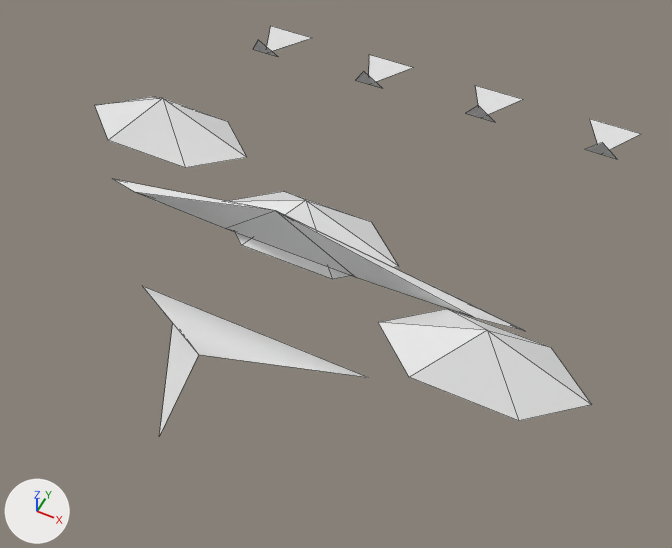
Two versions of the OBJ model GameData/Meshes/Designs/aetherian/aetherian_drone_mk3_37.obj, one commit apart.
One viewpoint serves both versions: a camera (50 mm lens) standing at (0.63, -1.179, 1.437) and looking at (0.079, -0.077, 0.059). Every picture has the same lights, and +X, +Y and +Z are marked at lower left. The older version comes first. Mesh edges are drawn as thin lines. Where no turn or scale is listed for an object, it has been applied to the vertices. Vertices at exactly the same position are counted once.

Names of what the first picture shows: 'aetherian_drone_mk3_37'.
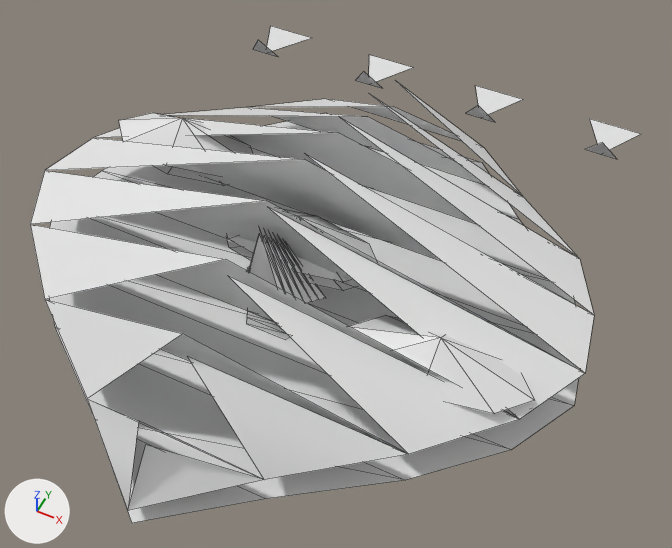
What changed in the scene script:
```text
Change me_aetherian_drone_mk3_37:
    used by ob_aetherian_drone_mk3_37; location = (0.0, 0.0, 0.0)
    remove me_aetherian_drone_mk3_37.from_pydata(...)  # 66 vertices, 48 faces; spans x -0.62..0.62, y -0.571..0.698, z 0.0..0.271
    add me_aetherian_drone_mk3_37.from_pydata(...)  # 174 vertices, 125 faces; spans x -0.591..0.591, y -0.68..0.698, z 0.0..0.319
    me_aetherian_drone_mk3_37 part 1: the loose piece of 8 vertices spanning x -0.62..-0.221, y 0.009..0.181, z 0.112..0.201 is rebuilt with 10 vertices and now spans x -0.531..-0.177, y -0.013..0.146, z 0.121..0.191
    me_aetherian_drone_mk3_37 part 2: the loose piece of 8 vertices spanning x -0.199..0.199, y -0.134..0.039, z 0.112..0.201 is rebuilt with 10 vertices and now spans x -0.177..0.177, y -0.163..-0.003, z 0.121..0.191
    me_aetherian_drone_mk3_37 part 3: the loose piece of 8 vertices spanning x 0.221..0.62, y -0.277..-0.104, z 0.112..0.201 is rebuilt with 10 vertices and now spans x 0.177..0.531, y -0.312..-0.153, z 0.121..0.191
    me_aetherian_drone_mk3_37 part 4: a new loose piece of 33 vertices spanning x -0.591..0.591, y -0.68..0.431, z 0.043..0.319
    me_aetherian_drone_mk3_37 part 5: a new loose piece of 26 vertices spanning x -0.089..0.089, y -0.226..-0.139, z 0.056..0.287
    me_aetherian_drone_mk3_37 part 6: a new loose piece of 17 vertices spanning x -0.591..0.591, y -0.68..0.431, z 0.0
    me_aetherian_drone_mk3_37 part 7: a new loose piece of 14 vertices spanning x -0.089..0.089, y -0.226..-0.139, z 0.0
    me_aetherian_drone_mk3_37 part 8: the loose piece of 5 vertices spanning x -0.244..0.244, y -0.571..-0.278, z 0.064..0.175 is deleted
    me_aetherian_drone_mk3_37 part 9
    13 vertices are removed from x -0.465..0.465, y -0.159..0.0, z 0.016..0.271
    20 faces are deleted
    30 vertices are added at x -0.531..0.531, y -0.312..0.146, z 0.097..0.121
    24 new faces join them
```

Where the change shows, as pixel boxes [x1, y1, x2, y2] in the pictures (672 x 548 px; the box of a moved part takes in the faces that stretch with it):
'aetherian_drone_mk3_37', reshaped (12% wider, 21% taller)
    before: [95, 26, 641, 436]
    after: [30, 26, 641, 523]
part 1 of me_aetherian_drone_mk3_37, rebuilt (12% narrower, 11% shorter)
    before: [95, 97, 247, 168]
    after: [119, 113, 252, 176]
part 2 of me_aetherian_drone_mk3_37, rebuilt (12% narrower, 16% shorter)
    before: [229, 191, 399, 279]
    after: [227, 208, 376, 282]
part 3 of me_aetherian_drone_mk3_37, rebuilt (13% narrower, 12% shorter)
    before: [378, 309, 592, 421]
    after: [349, 315, 534, 414]
part 4 of me_aetherian_drone_mk3_37, added
    after: [30, 82, 594, 511]
part 5 of me_aetherian_drone_mk3_37, added
    after: [247, 227, 326, 303]
part 6 of me_aetherian_drone_mk3_37, added
    after: [49, 113, 580, 523]
part 7 of me_aetherian_drone_mk3_37, added
    after: [246, 311, 290, 340]
part 8 of me_aetherian_drone_mk3_37, deleted
    before: [143, 286, 366, 436]
part 9 of me_aetherian_drone_mk3_37, moved or reshaped (mostly hidden afterwards)
    before: [113, 179, 524, 331]
    after: [153, 165, 514, 415]
